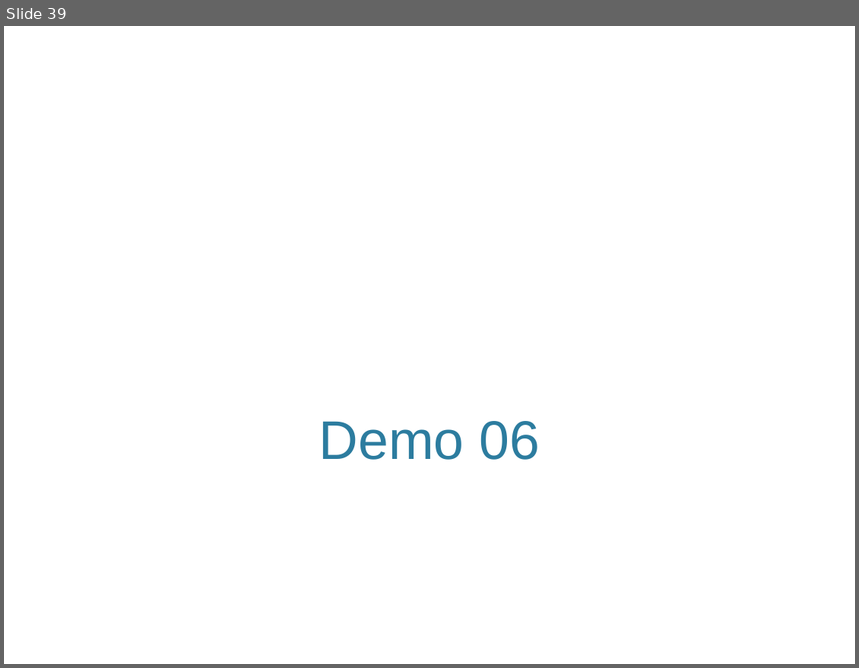
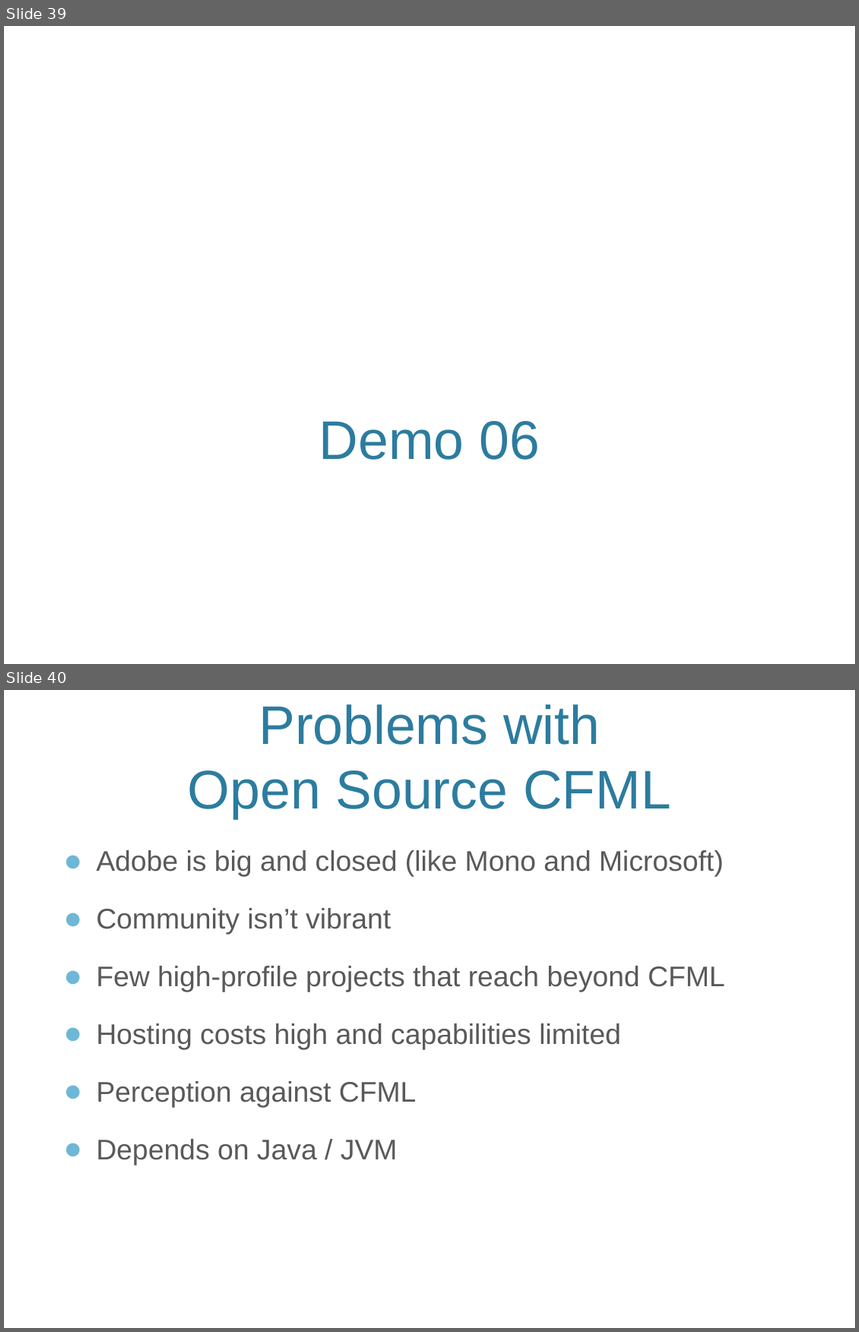
Before and after one commit to awayken/2011sdcodecamp, a slide deck: presentation.pptx. Shown one above the other, each under a label of ours: slide 39 before the commit, slides 39 and 40 after it. The pictures are 859x668 and 859x1332 pixels, drawn with LibreOffice and Linux fonts; fonts in the diff are those of the drawing; background and template pictures are left out. Boxes give left, top, right and bottom in pixels: in the first picture for what was removed or moved away, otherwise in the second. Text is boxed around its words. In the diff, an @@ line names an element or a change of style, - is before the commit and + after.

Commit message:
Added final slides.

```diff
--- a/presentation.pptx
+++ b/presentation.pptx
@@ slide 40 added at <box>4,690,855,1328</box>, background picture (left out) @@
@@ title added at <box>188,704,671,819</box>, 46 pt, text #2C7C9F @@
+Problems with
+Open Source CFML
@@ text added at <box>96,850,725,1166</box>, 24 pt, text #595959 @@
+● Adobe is big and closed (like Mono and Microsoft)
+● Community isn’t vibrant
+● Few high-profile projects that reach beyond CFML
+● Hosting costs high and capabilities limited
+● Perception against CFML
+● Depends on Java / JVM
```
Also in this commit, not shown: 3 other slides added.
